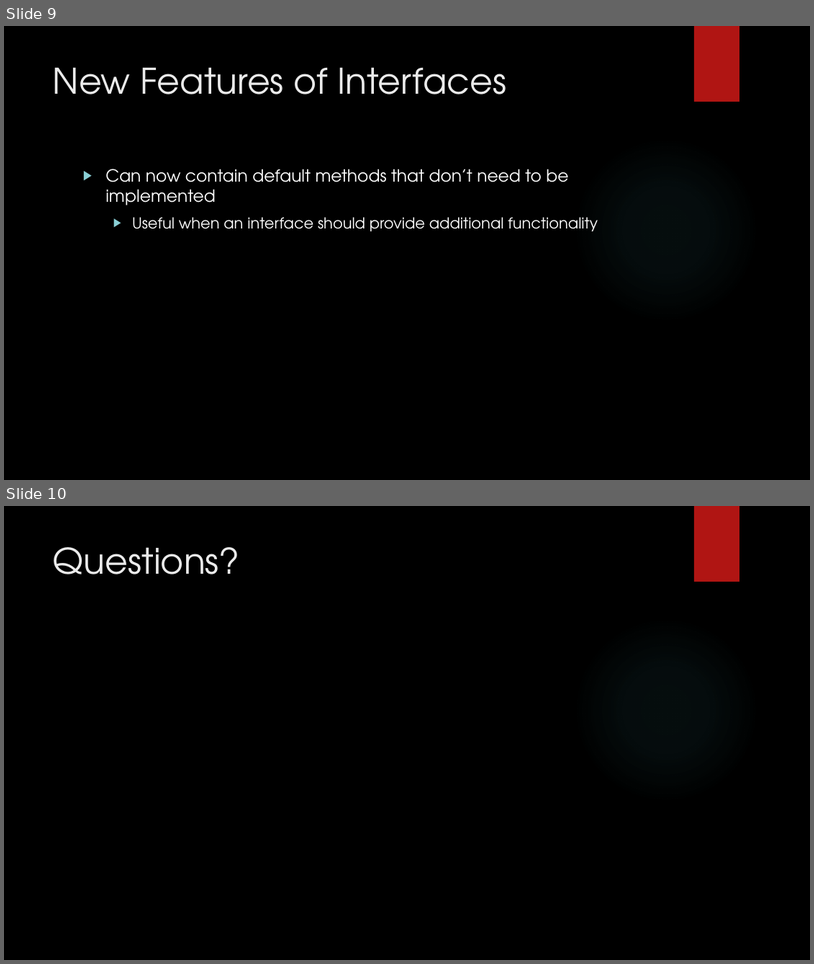
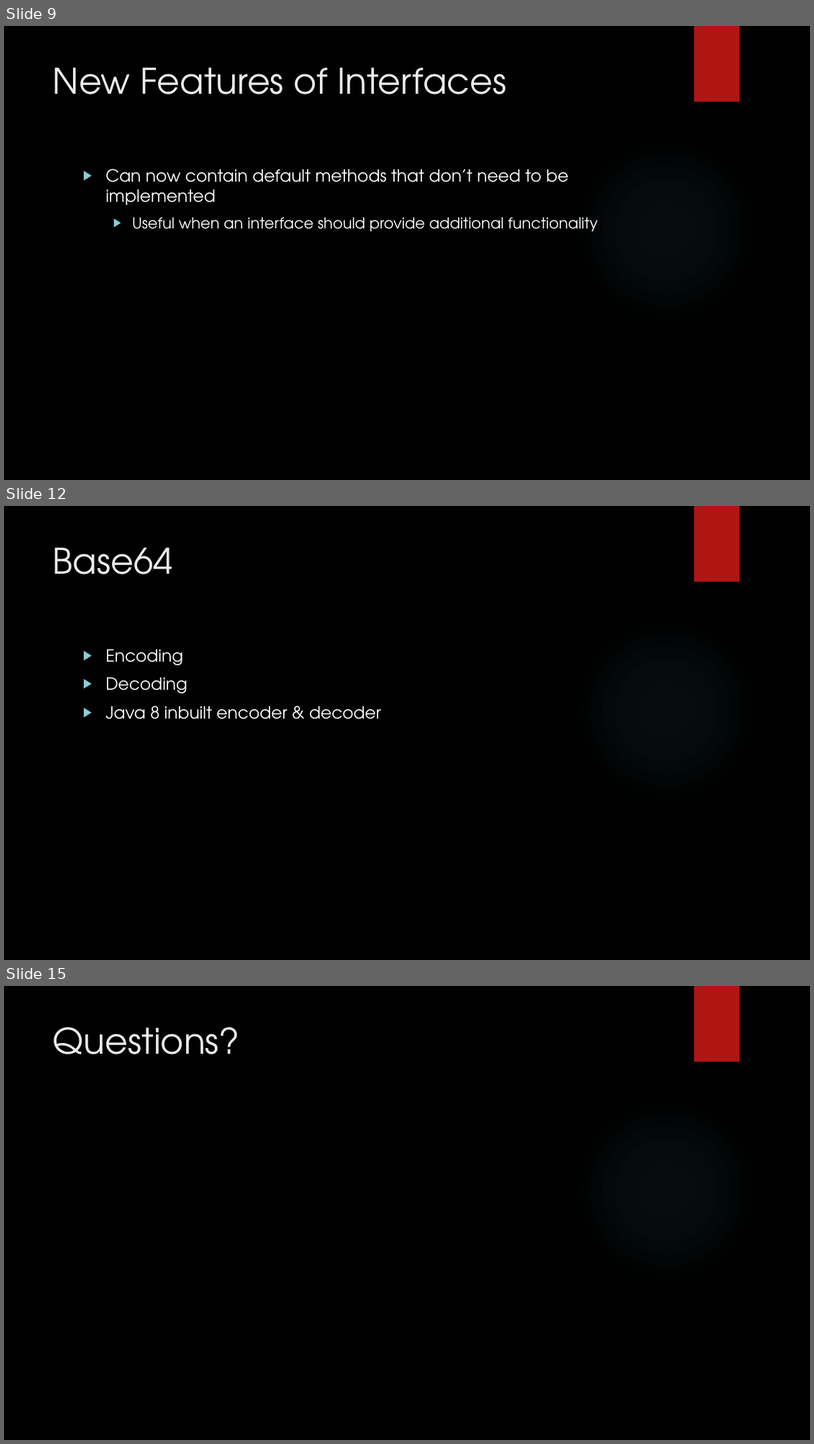
Before and after one commit to loganwrightoit/smartrm_dynamic, a slide deck: New Features of Java 7 and 8.pptx. Shown one above the other, each under a label of ours: slides 9 and 10 before the commit, slides 9, 12 and 15 after it; the slides between them are not shown. The pictures are 814x964 and 814x1444 pixels, drawn with LibreOffice and Linux fonts; fonts in the diff are those of the drawing; background and template pictures are left out. Boxes give left, top, right and bottom in pixels: in the first picture for what was removed or moved away, otherwise in the second. Text is boxed around its words. In the diff, an @@ line names an element or a change of style, - is before the commit and + after.

```diff
--- a/New Features of Java 7 and 8.pptx
+++ b/New Features of Java 7 and 8.pptx
@@ slide 12 added at box(4, 506, 810, 960), background picture (left out); not listed: 2 template elements that a slide beside it also shows @@
@@ title added at box(53, 547, 173, 574), 42 pt, text #EBEBEB @@
+Base64
@@ text added at box(106, 649, 381, 719), 20 pt, text #FFFFFF @@
+▶ Encoding
+▶ Decoding
+▶ Java 8 inbuilt encoder & decoder
@@ what was slide 10 is now slide 15 @@
```
Also in this commit, not shown: 4 other slides added.
